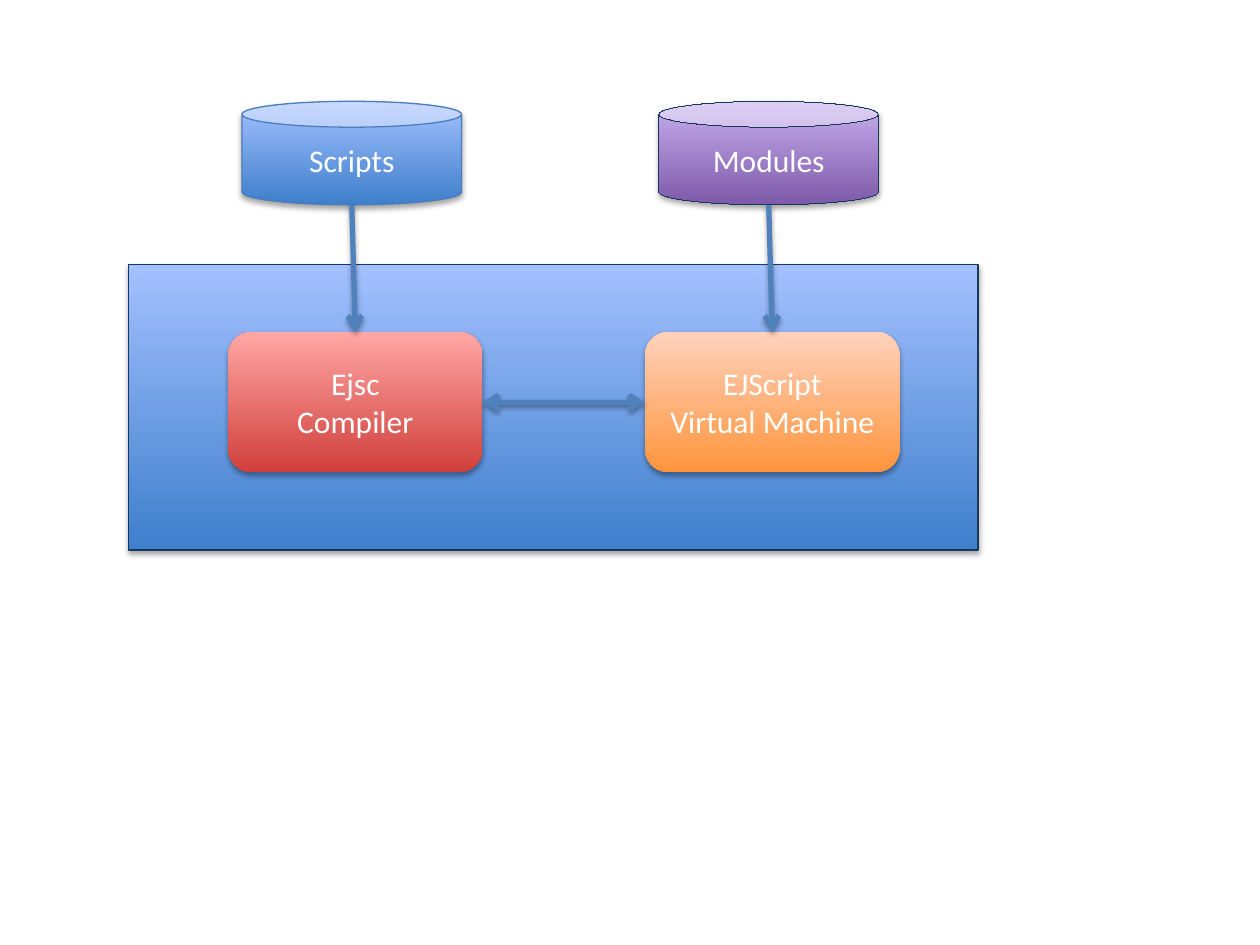
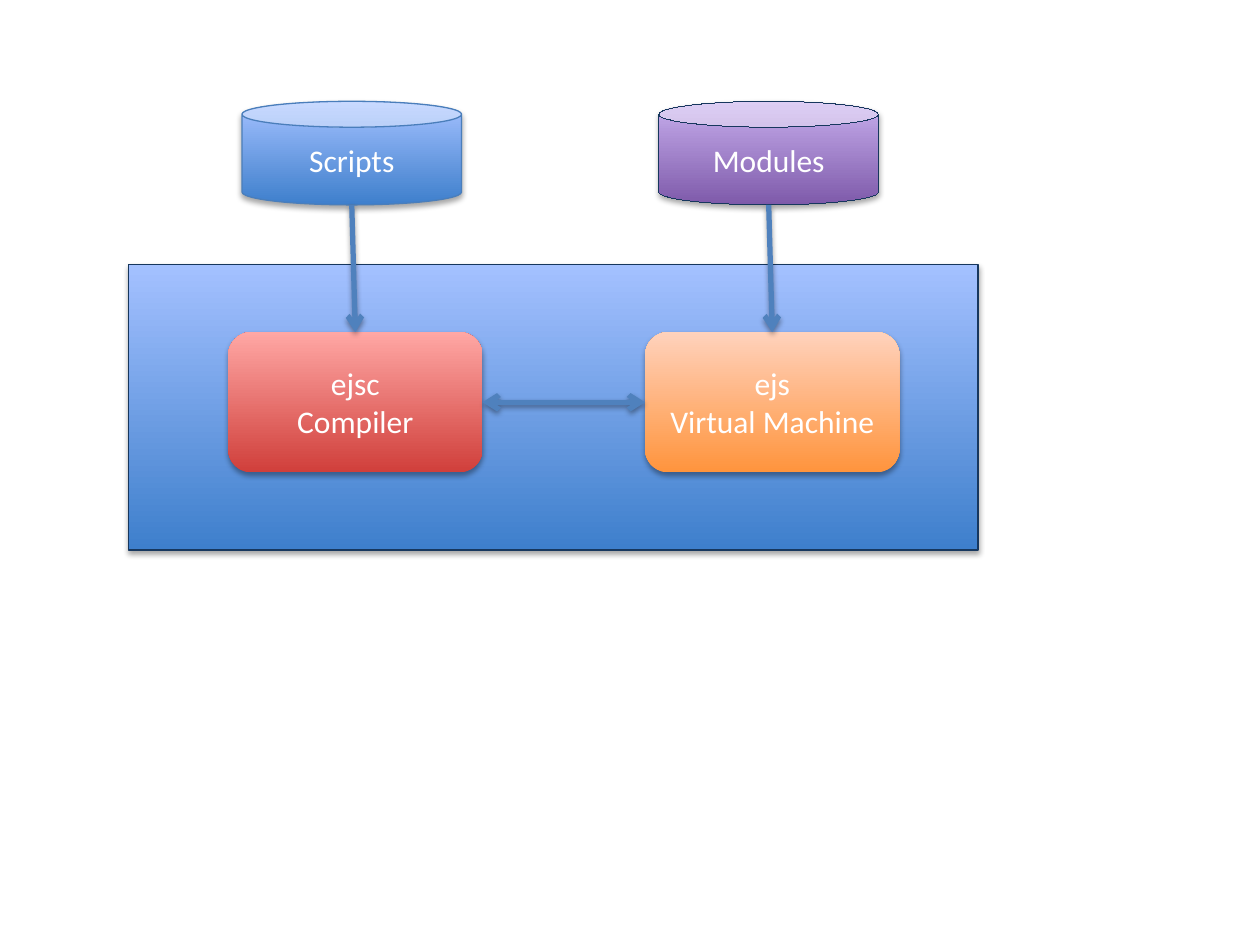
Before and after one commit to embedthis/ejscript, a slide deck: slide 1 of doc/masters/tools.pptx. Drawn at 1260x945 pixels with LibreOffice and Linux fonts; fonts in the diff are those of the drawing. Boxes give left, top, right and bottom in pixels: in the first picture for what was removed or moved away, otherwise in the second. Text is boxed around its words. In the diff, an @@ line names an element or a change of style, - is before the commit and + after.

```diff
--- a/doc/masters/tools.pptx
+++ b/doc/masters/tools.pptx
@@ text in rounded rectangle at [297, 373, 413, 438]: text changed @@
-Ejsc
-Compiler
+ejsc
+Compiler
@@ text in rounded rectangle at [670, 373, 874, 433]: text changed @@
-EJScript
-Virtual Machine
+ejs
+Virtual Machine
```
Also in this commit, not shown: 9 other files.
